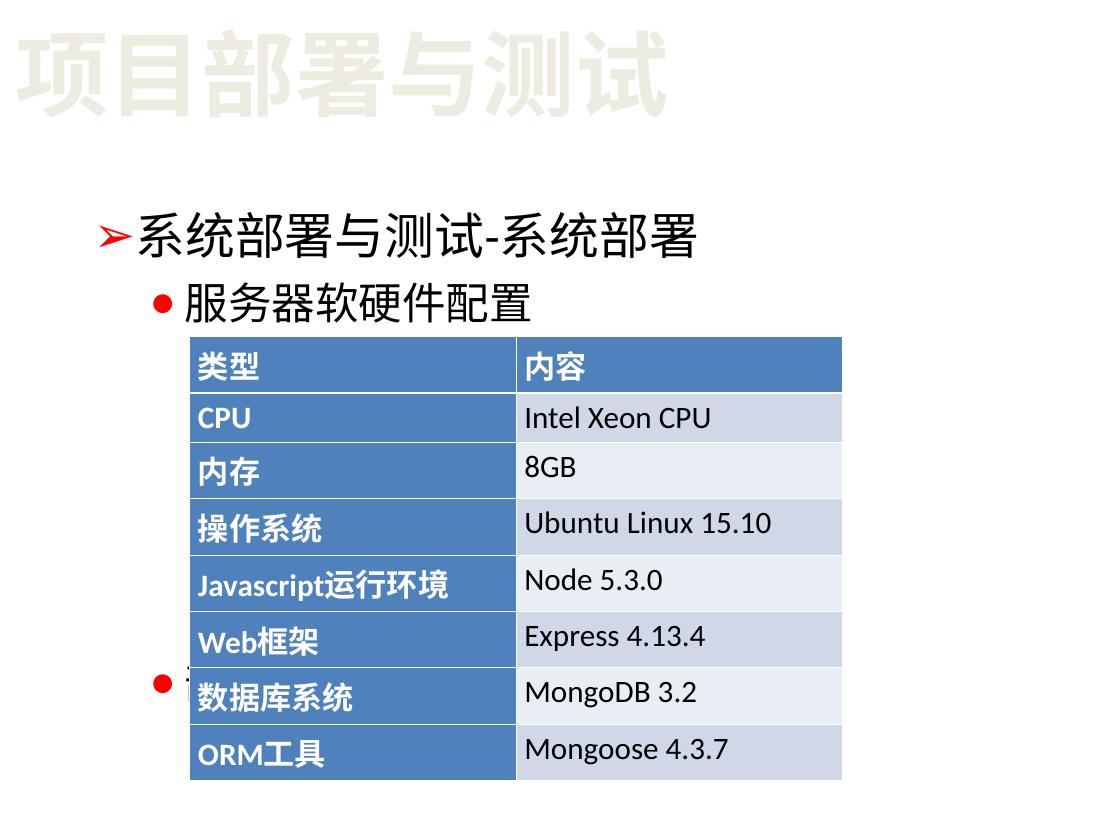
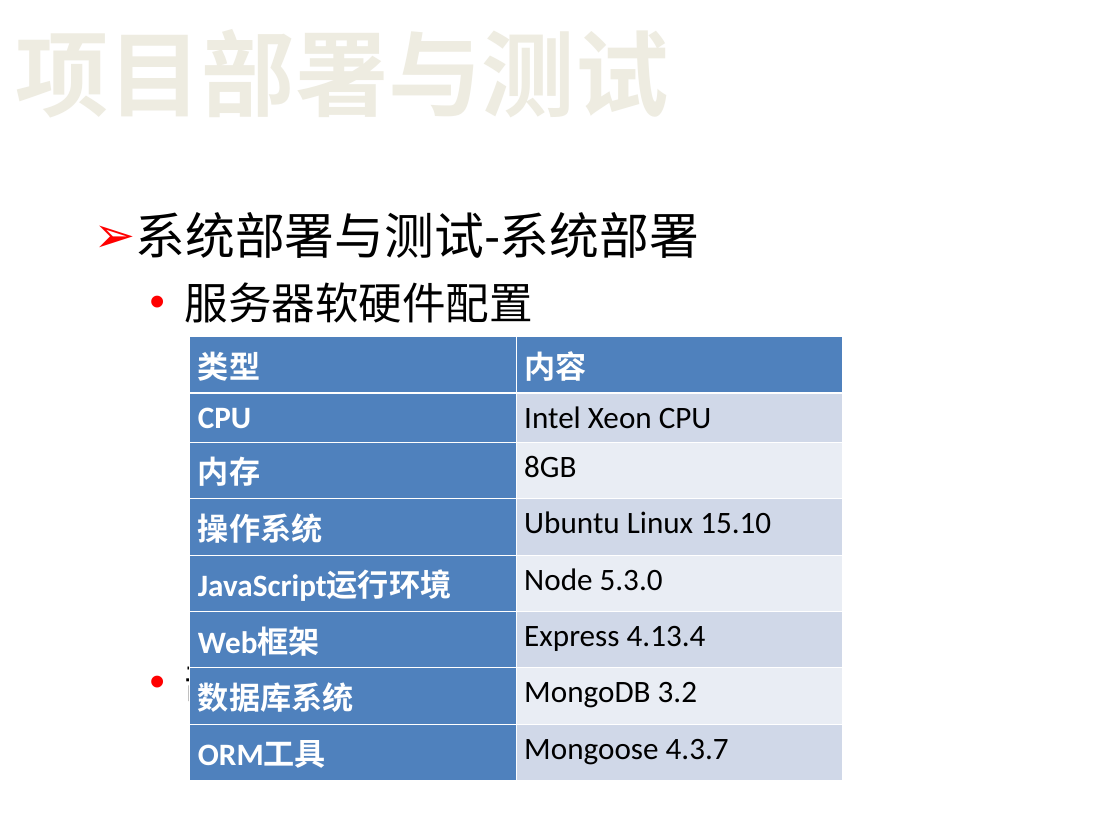
Before and after one commit to netbeen/BiyePaper, a slide deck: slide 24 of 答辩PPT.ppt (slide 30 before the commit). Drawn at 1120x840 pixels with LibreOffice and Linux fonts; fonts in the diff are those of the drawing; background and template pictures are left out. Boxes give left, top, right and bottom in pixels: in the first picture for what was removed or moved away, otherwise in the second. Text is boxed around its words. In the diff, an @@ line names an element or a change of style, - is before the commit and + after.

```diff
--- a/答辩PPT.ppt
+++ b/答辩PPT.ppt
@@ text at box(185, 282, 533, 709): bullet ● to • @@
@@ table at box(189, 336, 841, 772) @@
-row 5, column 1: Javascript运行环境
+row 5, column 1: JavaScript运行环境
```
Also in this commit, not shown: 18 other slides changed, 3 slides added, 7 slides removed, 11 other files.
